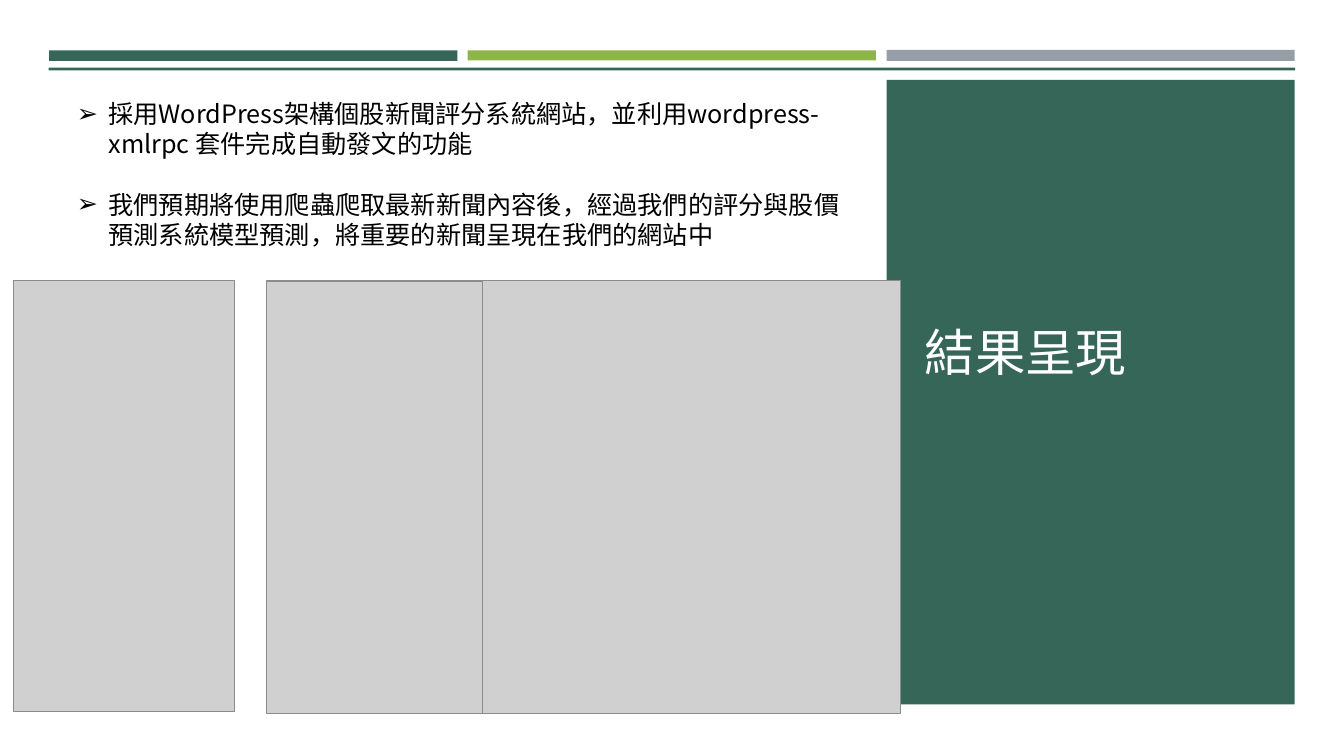
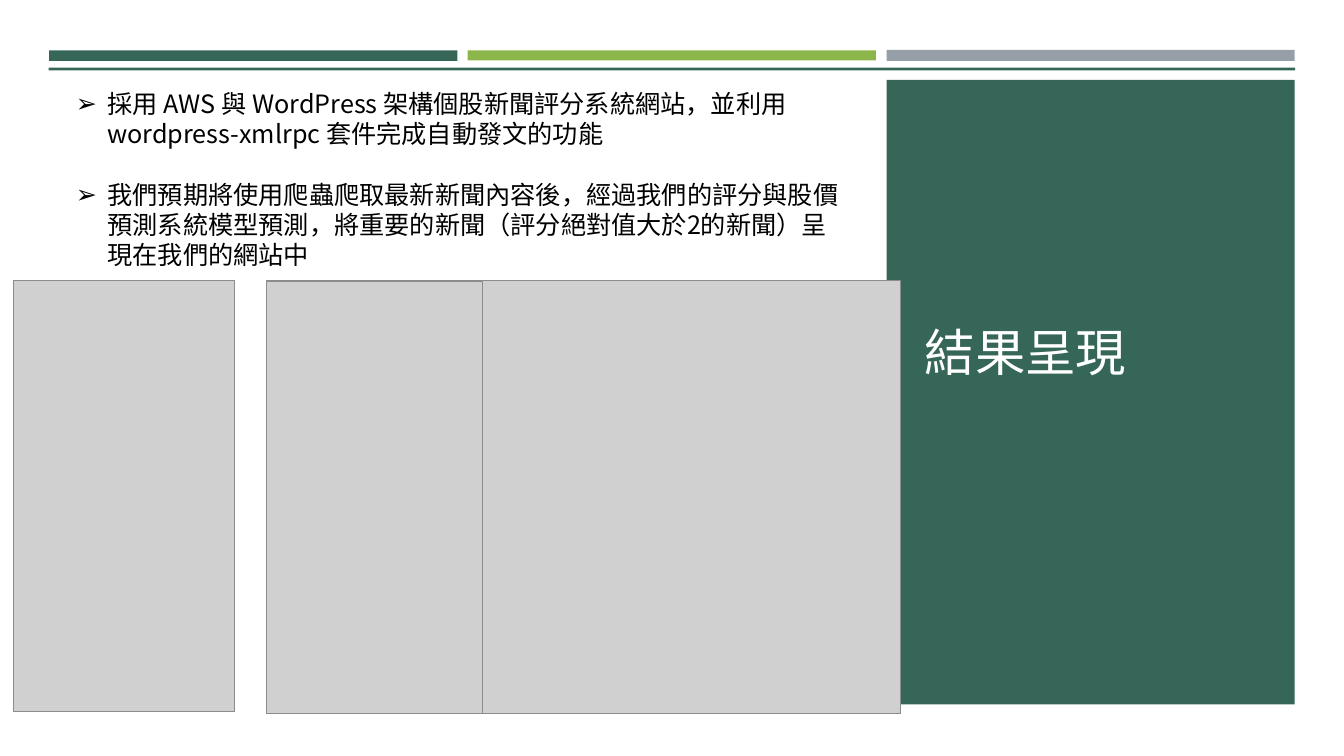
Before and after one commit to p314008dsa/Text-mining, a slide deck: slide 15 of 0610進度報告 .pptx (slide 9 before the commit). Drawn at 1344x756 pixels with LibreOffice and Linux fonts; fonts in the diff are those of the drawing; grey boxes stand for pictures. Boxes give left, top, right and bottom in pixels: in the first picture for what was removed or moved away, otherwise in the second. Text is boxed around its words. In the diff, an @@ line names an element or a change of style, - is before the commit and + after.

```diff
--- a/0610進度報告 .pptx
+++ b/0610進度報告 .pptx
@@ text at (107,91,838,266): text changed @@
-➢ 採用WordPress架構個股新聞評分系統網站，並利用wordpress-xmlrpc 套件完成自動發文的功能
-➢ 我們預期將使用爬蟲爬取最新新聞內容後，經過我們的評分與股價預測系統模型預測，將重要的新聞呈現在我們的網站中
+➢ 採用 AWS 與 WordPress 架構個股新聞評分系統網站，並利用wordpress-xmlrpc 套件完成自動發文的功能
+➢ 我們預期將使用爬蟲爬取最新新聞內容後，經過我們的評分與股價預測系統模型預測，將重要的新聞（評分絕對值大於2的新聞）呈現在我們的網站中
```
Also in this commit, not shown: 6 other slides changed, 6 slides added, 1 slide removed.
